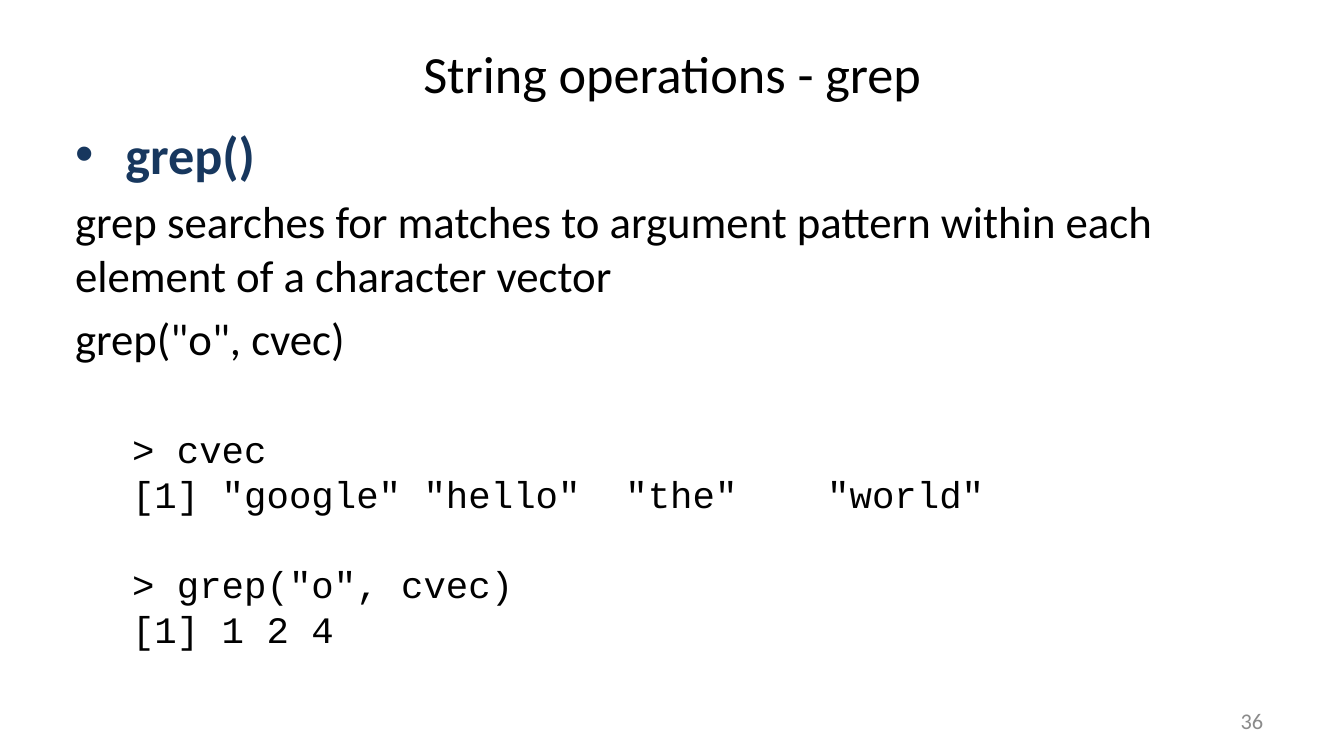
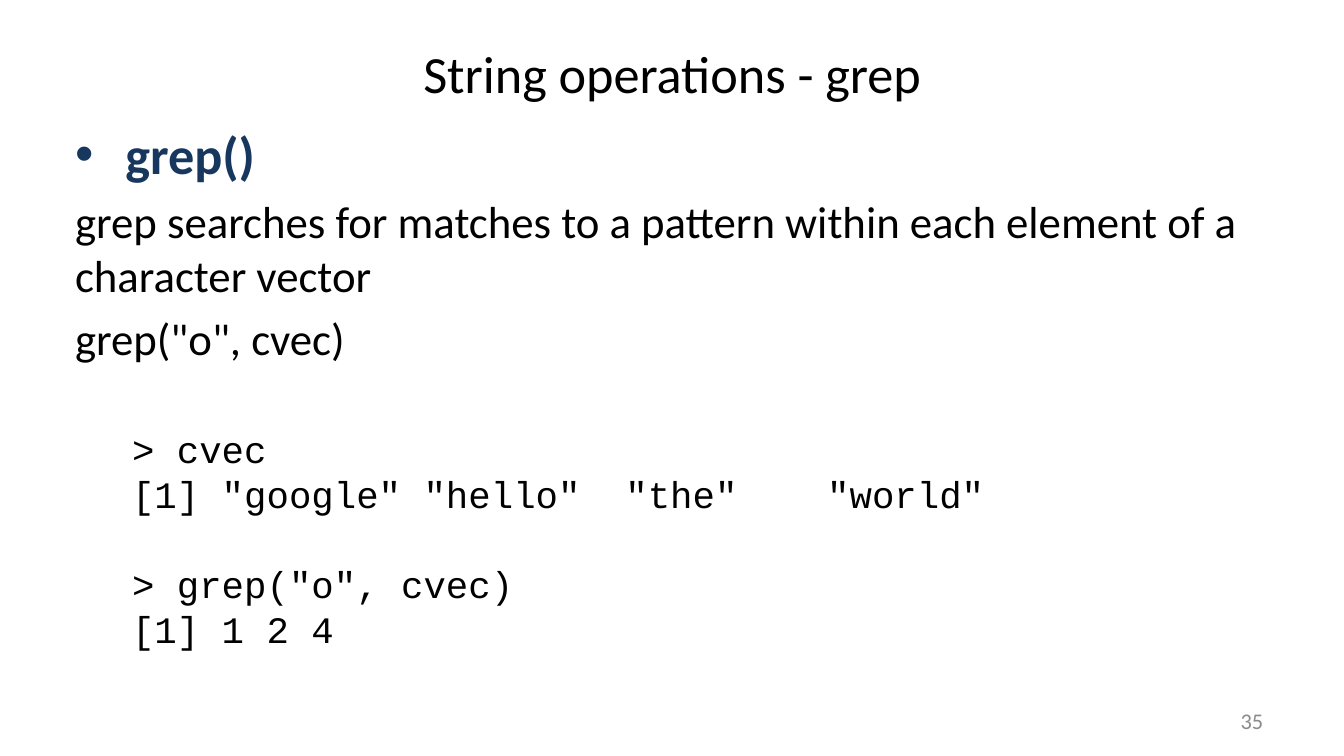
Before and after one commit to liu3zhenlab/teaching, a slide deck: slide 35 of PLPTH813Bioinformatis/2025/1_lecture/lecture09_R.pptx (slide 36 before the commit). Drawn at 1344x756 pixels with LibreOffice and Linux fonts; fonts in the diff are those of the drawing. Boxes give left, top, right and bottom in pixels: in the first picture for what was removed or moved away, otherwise in the second. Text is boxed around its words. In the diff, an @@ line names an element or a change of style, - is before the commit and + after.

```diff
--- a/PLPTH813Bioinformatis/2025/1_lecture/lecture09_R.pptx
+++ b/PLPTH813Bioinformatis/2025/1_lecture/lecture09_R.pptx
@@ text at (75, 207, 1236, 293): text changed @@
-grep searches for matches to argument pattern within each element of a character vector
+grep searches for matches to a pattern within each element of a character vector
@@ page number at (1241, 714, 1264, 729): text changed @@
-36
+35
```
Also in this commit, not shown: 4 other slides changed, 1 slide removed, 3 other files.
